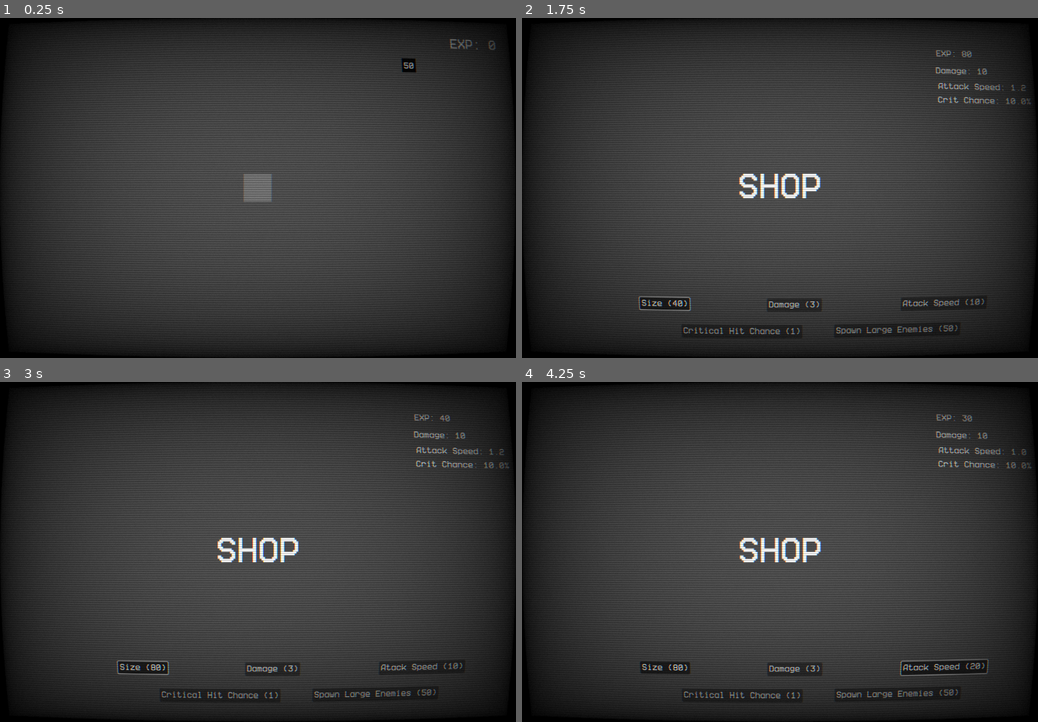
Above: before the commit, frames 1-4 (two rows, left to right).
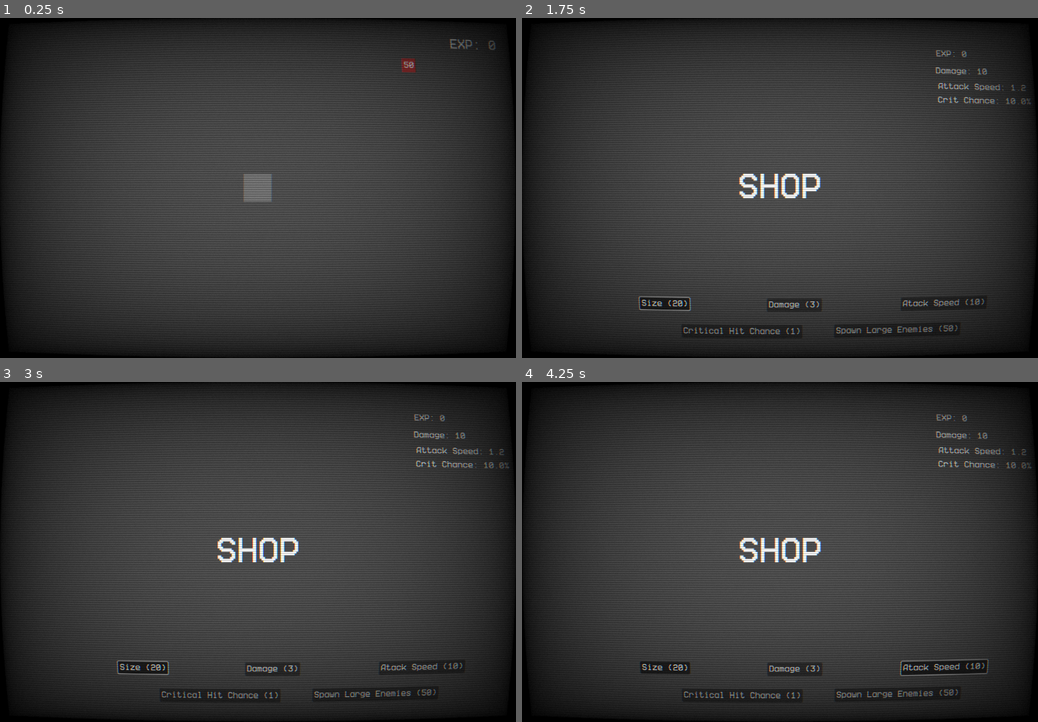
Above: after the commit, the same moments.

Repository: mihai-molnar/clicker-game
Game: Godot game, scene res://scenes/game.tscn
The game is run twice, just before and just after one commit, with the same random seed, the same clock (stepped at 60 frames per second) and the same inputs.
Inputs (mouse positions are in pixels of both pictures, inside the frame that each line leads up to):
- Up to frame 1 (0.25 s): no input
- Up to frame 2 (1.75 s): move the mouse to (893, 171) at 0.52 s; tap C (Shop) at 0.6, 0.77, 1.07 s; click "Size (20)" at 1.25 s
- Up to frame 3 (3 s): click "Size (40)" (after the commit: "Size (20)") at 2 s; click "Size (80)" (after the commit: "Size (20)") at 2.75 s
- Up to frame 4 (4.25 s): click "Atack Speed (10)" at 3.5 s

The runs differ from the first frame. In frame 1, 0.1% of the frame differs, in the area x 77-81%, y 11-17%; in frame 2, less than 0.1%; in frame 3, less than 0.1%; in frame 4, less than 0.1%.

Commit message:
enemy bg image + shop buttons disabled on max

Diff:
--- a/scenes/enemy.gd
+++ b/scenes/enemy.gd
@@ -18,6 +18,7 @@
 	if variant == "lg":
 		life = 70
 		scale = Vector2(1.5, 1.5)
+		$Sprite2D.texture = load("res://assets/orange.png")
 	$Life.text = str(life)
 	direction = Vector2.from_angle(randf() * TAU)
 
--- a/scenes/enemy.tscn
+++ b/scenes/enemy.tscn
@@ -1,15 +1,8 @@
-[gd_scene load_steps=6 format=3 uid="uid://bixjd8le13nkb"]
+[gd_scene load_steps=5 format=3 uid="uid://bixjd8le13nkb"]
 
 [ext_resource type="Script" uid="uid://cyfducx212of" path="res://scenes/enemy.gd" id="1_7p1mj"]
+[ext_resource type="Texture2D" uid="uid://sv7p2neid355" path="res://assets/red.png" id="2_4ra3w"]
 [ext_resource type="FontFile" uid="uid://hqpa84d2dqvp" path="res://fonts/Better VCR 9.0.1.ttf" id="2_md0e3"]
-
-[sub_resource type="Gradient" id="Gradient_fovp8"]
-
-[sub_resource type="GradientTexture2D" id="GradientTexture2D_55422"]
-gradient = SubResource("Gradient_fovp8")
-width = 32
-height = 32
-fill_from = Vector2(1, 0)
 
 [sub_resource type="RectangleShape2D" id="RectangleShape2D_ehae5"]
 size = Vector2(32, 32)
@@ -18,8 +11,8 @@
 script = ExtResource("1_7p1mj")
 
 [node name="Sprite2D" type="Sprite2D" parent="."]
-modulate = Color(0.26618072, 0.7166127, 0.85762954, 1)
-texture = SubResource("GradientTexture2D_55422")
+scale = Vector2(2, 2)
+texture = ExtResource("2_4ra3w")
 
 [node name="CollisionShape2D" type="CollisionShape2D" parent="."]
 shape = SubResource("RectangleShape2D_ehae5")
@@ -27,18 +20,14 @@
 [node name="VisibleOnScreenNotifier2D" type="VisibleOnScreenNotifier2D" parent="."]
 
 [node name="Life" type="Label" parent="."]
-anchors_preset = 8
-anchor_left = 0.5
-anchor_top = 0.5
-anchor_right = 0.5
-anchor_bottom = 0.5
-offset_left = -20.0
-offset_top = -9.5
-offset_right = 20.0
-offset_bottom = 13.5
+anchors_preset = 15
+anchor_right = 1.0
+anchor_bottom = 1.0
 grow_horizontal = 2
 grow_vertical = 2
+size_flags_horizontal = 4
 theme_override_fonts/font = ExtResource("2_md0e3")
+theme_override_font_sizes/font_size = 16
 text = "50"
 horizontal_alignment = 1
 vertical_alignment = 1
--- a/scenes/shop.gd
+++ b/scenes/shop.gd
@@ -1,10 +1,22 @@
 extends Control
 
+const MAX_ATTACK_SPEED = 0.4
+const MAX_SIZE = 3.5
+const MAX_CRIT_CHANCE = 1.0
+
 func _ready():
-	Global.xp = 100 #remove this
+	#Global.xp = 500 #remove this
 	Input.mouse_mode = Input.MOUSE_MODE_VISIBLE
 	set_button_labels()
 	set_stats_labels()
+	if Global.attack_speed <= MAX_ATTACK_SPEED:
+		set_button_disabled($Buttons/AttackSpeed)
+	if Global.scale.x >= MAX_SIZE or Global.scale.y >= MAX_SIZE:
+		set_button_disabled($Buttons/Size)
+	if Global.large_enemies:
+		set_button_disabled($Buttons/LargeEnemies)
+	if Global.crit_chance >= MAX_CRIT_CHANCE:
+		set_button_disabled($Buttons/CritChance)
 
 func set_stats_labels():
 	$Stats/XP.text = "EXP: " + str(Global.xp)
@@ -18,6 +30,11 @@
 	$Buttons/AttackSpeed.text = "Atack Speed (" + str(Global.attack_speed_cost) + ")"
 	$Buttons/LargeEnemies.text = "Spawn Large Enemies (" + str(Global.large_enemies_cost) + ")"
 	$Buttons/CritChance.text = "Critical Hit Chance (" + str(Global.crit_chance_cost) + ")"
+
+func set_button_disabled(button: Button):
+	button.disabled = true
+	var base = button.text.split("(")[0].strip_edges()
+	button.text = base + "(MAX)"
 
 func adjust_xp_label():
 	$Stats/XP.text = "EXP: " + str(Global.xp)
@@ -39,34 +56,42 @@
 		adjust_xp_label()
 
 func _on_attack_speed_toggled(_toggled_on):
-	if Global.attack_speed > 0.4 and Global.xp >= Global.attack_speed_cost:
+	if Global.attack_speed > MAX_ATTACK_SPEED and Global.xp >= Global.attack_speed_cost:
 		Global.attack_speed = snapped(Global.attack_speed - 0.2, 0.1)
 		$Stats/AttackSpeedLabel.text = "Attack Speed: " + str(Global.attack_speed)
 		Global.xp -= Global.attack_speed_cost
 		Global.attack_speed_cost = increment_cost(Global.attack_speed_cost)
 		$Buttons/AttackSpeed.text = "Atack Speed (" + str(Global.attack_speed_cost) + ")"
 		adjust_xp_label()
+	if Global.attack_speed <= MAX_ATTACK_SPEED:
+		set_button_disabled($Buttons/AttackSpeed)
 
 func _on_size_toggled(_toggled_on):
-	if Global.scale.x <= 3.5 and Global.scale.y <= 3.5 and Global.xp >= Global.size_cost:
+	if Global.scale.x <= MAX_SIZE and Global.scale.y <= MAX_SIZE and Global.xp >= Global.size_cost:
 		Global.scale.x += 0.5
 		Global.scale.y += 0.5
 		Global.xp -= Global.size_cost
 		Global.size_cost = increment_cost(Global.size_cost)
 		$Buttons/Size.text = "Size (" + str(Global.size_cost) + ")"
 		adjust_xp_label()
+	if Global.scale.x >= MAX_SIZE or Global.scale.y >= MAX_SIZE:
+		set_button_disabled($Buttons/Size)
 
 func _on_large_enemies_toggled(_toggled_on):
 	if !Global.large_enemies and Global.xp >= Global.large_enemies_cost:
 		Global.large_enemies = true
 		Global.xp -= Global.large_enemies_cost
 		adjust_xp_label()
+	if Global.large_enemies:
+		set_button_disabled($Buttons/LargeEnemies)
 
 func _on_crit_chance_toggled(_toggled_on):
-	if Global.crit_chance < 1.0 and Global.xp >= Global.crit_chance_cost:
+	if Global.crit_chance < MAX_CRIT_CHANCE and Global.xp >= Global.crit_chance_cost:
 		Global.crit_chance = snapped(Global.crit_chance + 0.1, 0.1)
 		Global.xp -= Global.crit_chance_cost
 		$Stats/CritChanceLabel.text = "Crit Chance: " + str(Global.crit_chance * 100) + "%"
 		Global.crit_chance_cost = increment_cost(Global.crit_chance_cost)
 		$Buttons/CritChance.text = "Critical Hit Chance (" + str(Global.crit_chance_cost) + ")"
 		adjust_xp_label()
+	if Global.crit_chance >= MAX_CRIT_CHANCE:
+		set_button_disabled($Buttons/CritChance)
Binary file added: assets/orange.png
Not shown, added: assets/orange.png.import
Binary file added: assets/red.png
Not shown, added: assets/red.png.import
